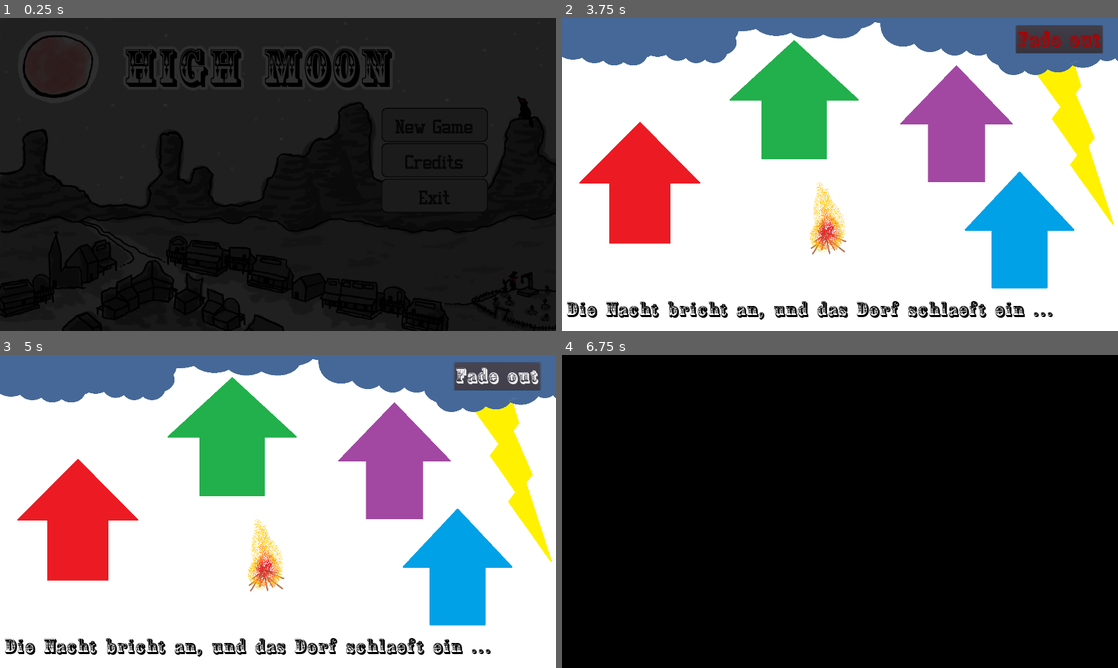
Above: before the commit, frames 1-4 (two rows, left to right).
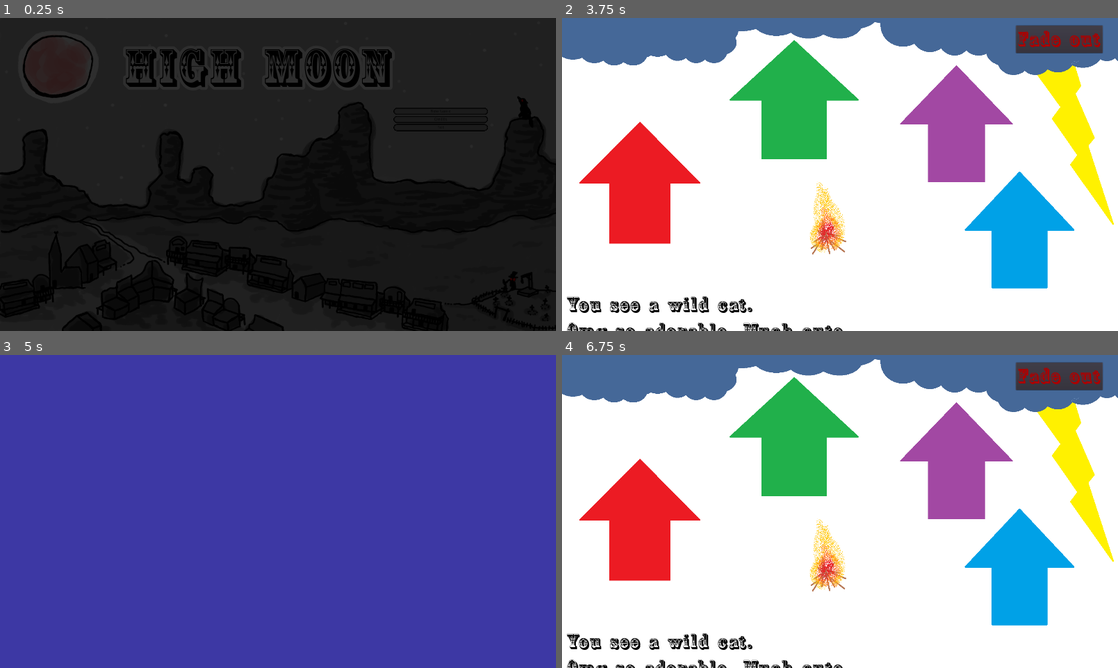
Above: after the commit, the same moments.

Repository: gadse/high-moon
Game: Godot game, scene res://scenes/main_menu/MainMenu.tscn
Two runs of this game, one before a commit and one after it. Both use one fixed random seed, a clock stepped at 60 frames per second and the inputs below.
Inputs (mouse positions are in pixels of both pictures, inside the frame that each line leads up to):
- Up to frame 1 (0.25 s): no input
- Up to frame 2 (3.75 s): click "New Game" at 0.5 s; click "New Game" at 1.25 s; click "New Game" at 2 s; tap Enter at 2.75 s; move the mouse to (962, 158) at 2.77 s; click (962, 158) at 2.92 s; move the mouse to (728, 190) at 3.52 s; click (728, 190) at 3.67 s
- Up to frame 3 (5 s): click "Fade out" at 4.25 s
- Up to frame 4 (6.75 s): click "Fade out" at 5 s; click (1056, 376) at 5.75 s, where only the run after the commit has a clickable "Fade out"; tap Space at 6.5 s; move the mouse to (895, 442) at 6.52 s; click (895, 442) at 6.67 s

The runs differ from the first frame. In frame 1, 0.4% of the frame differs, in the area x 68-88%, y 28-56%; in frame 2, 3.0%; in frame 3, 100%, in the area x 0-100%, y 0-100%; in frame 4, 100%.
Error after the commit: Invalid get index 'button_index' (on base: 'InputEventKey'). (res://scenes/town_overview/TownOverview.gd:24)

Commit message:
twine integration: First test

Diff:
--- a/modules/twison-godot/twison_helper.gd
+++ b/modules/twison-godot/twison_helper.gd
@@ -79,7 +79,7 @@
 	The iundex-descending order enables us to process the statements in sequence
 	without needing to build another structure.
 	"""
-	var working_copy: String = passage.text.duplicate()
+	var working_copy: String = String(passage.text)
 	var found_cond_statements = []
 
 	while true:
--- a/project.godot
+++ b/project.godot
@@ -28,7 +28,7 @@
 
 config/name="High Moon"
 run/main_scene="res://scenes/main_menu/MainMenu.tscn"
-config/icon="res://HM_desktopicon.png"
+config/icon="res://icon.png"
 
 [autoload]
 
--- a/scenes/main_menu/Buttons.tres
+++ b/scenes/main_menu/Buttons.tres
@@ -1,6 +1,4 @@
-[gd_resource type="Theme" load_steps=6 format=2]
-
-[ext_resource path="res://fonts/staubach/Staubach.ttf" type="DynamicFontData" id=1]
+[gd_resource type="Theme" load_steps=4 format=2]
 
 [sub_resource type="StyleBoxFlat" id=1]
 border_width_left = 10
@@ -31,10 +29,10 @@
 expand_margin_right = 20.0
 
 [sub_resource type="StyleBoxFlat" id=3]
-border_width_left = 10
-border_width_top = 10
-border_width_right = 10
-border_width_bottom = 10
+border_width_left = 5
+border_width_top = 5
+border_width_right = 5
+border_width_bottom = 5
 border_color = Color( 0, 0, 0, 1 )
 border_blend = true
 corner_radius_top_left = 20
@@ -44,12 +42,7 @@
 expand_margin_left = 20.0
 expand_margin_right = 20.0
 
-[sub_resource type="DynamicFont" id=4]
-size = 64
-font_data = ExtResource( 1 )
-
 [resource]
-default_font = SubResource( 4 )
 Button/colors/font_color = Color( 0.13, 0.13, 0.13, 1 )
 Button/colors/font_color_disabled = Color( 0.901961, 0.901961, 0.901961, 0.2 )
 Button/colors/font_color_hover = Color( 0, 0, 0, 1 )
--- a/scenes/main_menu/MainMenu.tscn
+++ b/scenes/main_menu/MainMenu.tscn
@@ -16,7 +16,6 @@
 [node name="MainMenu" type="TextureRect"]
 anchor_right = 1.0
 anchor_bottom = 1.0
-mouse_filter = 2
 texture = ExtResource( 2 )
 script = ExtResource( 1 )
 __meta__ = {
@@ -40,38 +39,41 @@
 }
 
 [node name="VBoxContainer" type="VBoxContainer" parent="."]
-margin_left = 1337.0
-margin_top = 310.0
-margin_right = 1665.0
-margin_bottom = 669.0
+margin_left = 1379.11
+margin_top = 310.033
+margin_right = 1665.11
+margin_bottom = 657.033
 __meta__ = {
 "_edit_use_anchors_": false
 }
 
 [node name="NewGameButton" type="Button" parent="VBoxContainer"]
-margin_right = 328.0
-margin_bottom = 117.0
-focus_mode = 0
+margin_right = 286.0
+margin_bottom = 24.0
+focus_next = NodePath("../CreditsButton")
 theme = ExtResource( 5 )
 text = "New Game"
 
 [node name="CreditsButton" type="Button" parent="VBoxContainer"]
-margin_top = 121.0
-margin_right = 328.0
-margin_bottom = 238.0
-focus_mode = 0
+margin_top = 28.0
+margin_right = 286.0
+margin_bottom = 52.0
+focus_next = NodePath("../ExitButton")
+focus_previous = NodePath("../NewGameButton")
 theme = ExtResource( 5 )
 text = "Credits"
 
 [node name="ExitButton" type="Button" parent="VBoxContainer"]
-margin_top = 242.0
-margin_right = 328.0
-margin_bottom = 359.0
-focus_mode = 0
+margin_top = 56.0
+margin_right = 286.0
+margin_bottom = 80.0
+focus_previous = NodePath("../CreditsButton")
 theme = ExtResource( 5 )
 text = "Exit"
 
 [node name="Fader" parent="." instance=ExtResource( 6 )]
+anchor_top = 0.000925926
+anchor_bottom = 1.00093
 
 [node name="BackgroundMusic" parent="." instance=ExtResource( 7 )]
 stream = ExtResource( 3 )
--- a/scenes/town_overview/TownOverview.gd
+++ b/scenes/town_overview/TownOverview.gd
@@ -1,10 +1,36 @@
 extends Node2D
+
+var TwisonHelper = preload("res://modules/twison-godot/twison_helper.gd")
+var story = TwisonHelper.new()
+
+var starting_node = null
+var next_passage_index = null
+var cur_passage_index = null
+var cur_passage
+
 
 func _ready():
 	$Fader.connect("faded_in", $Fader, "init")
 	$Fader.connect("faded_out", self, "queue_free")
+	$Fader.fade_in()
 
-	$Fader.fade_in()
+	story.parse_file("example_story.json")
+	starting_node = story.get_starting_node()
+	cur_passage_index = starting_node
+	cur_passage = story.get_passage(cur_passage_index)
+
+
+func _input(event):
+	if event.is_pressed() and event.button_index == BUTTON_LEFT:
+		if cur_passage_index == -1:
+			$Fader.fade_out()
+		else:
+			var is_last_passage = false # story.has_passage(story.get_passage(cur_passage_index).)
+			$Info.text = cur_passage.text + "\n"
+			for link in cur_passage.links:
+				# $Label.text += "\n"
+				$Info.text += "> " + link.name
+
 
 func init():
 	pass
Not shown, added: scenes/kill_scene/BG_HighMoon_Killingscene.png.import
Not shown, added: scenes/sheriffs office/BG_sheriffs_office.png.import
Not shown, added: scenes/town_overview/BG_Town_overview.png.import
Not shown, added: scenes/town_overview/MOCK_Anordnung_icons_Town_overview.png.import
Not shown, added: scenes/town_overview/Town_icon_blacksmith.png.import
Not shown, added: scenes/town_overview/Town_icon_priest.png.import
Not shown, added: scenes/town_overview/Town_icon_researcher.png.import
Not shown, added: scenes/town_overview/Town_icon_saloongirl.png.import
Not shown, added: scenes/town_overview/Town_icon_sheriff.png.import
